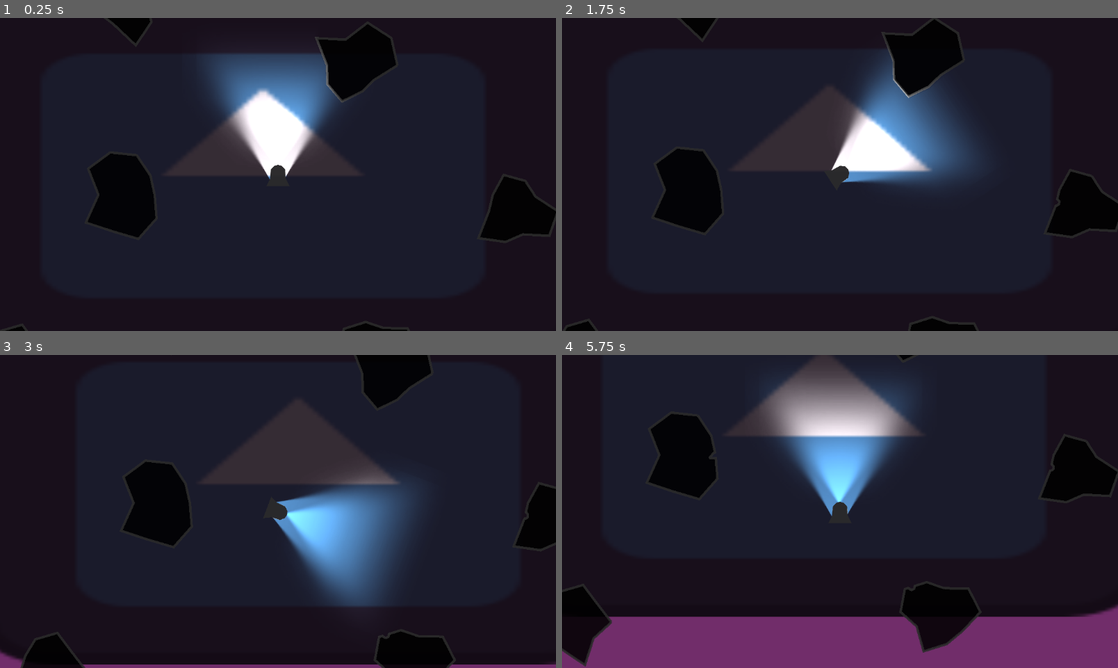
Above: before the commit, frames 1-4 (two rows, left to right).
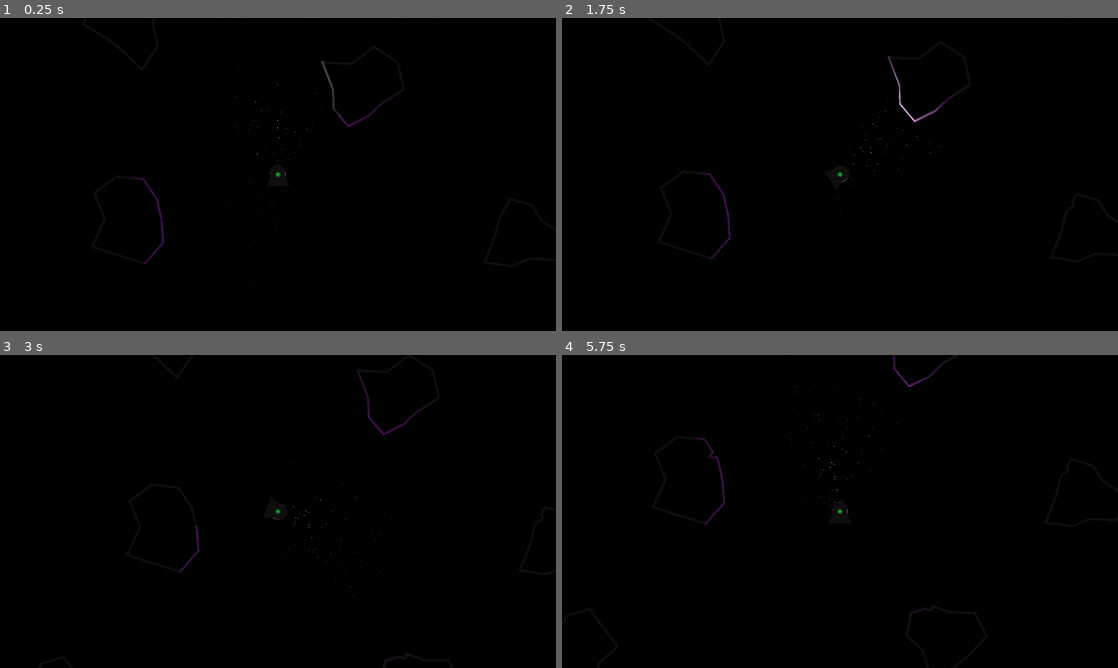
Above: after the commit, the same moments.

Repository: MarcosPRus/SpaceMiningTycoon
Game: Godot game, scene res://MiningTest1.tscn
Two runs of this game, one before a commit and one after it. Both use one fixed random seed, a clock stepped at 60 frames per second and the inputs below. Before the commit the project starts from res://main.tscn. The engine's default icon, where the game draws it, is replaced by a stand-in: a white triangle on a blue panel in a dark square.
Inputs (mouse positions are in pixels of both pictures, inside the frame that each line leads up to):
- Up to frame 1 (0.25 s): no input
- Up to frame 2 (1.75 s): tap Enter (Enter) at 0.5 s; move the mouse to (917, 64) at 0.52 s; hold E (turn_right) 0.53-1.28 s; hold Enter (Enter) 0.53-1.28 s; move the mouse to (1079, 212) at 1.27 s; hold S (move_backwards) from 1.28 s (still down); click (1079, 212) at 1.35 s
- Up to frame 3 (3 s): move the mouse to (139, 520) at 2.02 s; release S (move_backwards) at 2.03 s; hold E (turn_right) 2.03-2.78 s; hold Enter (Enter) 2.03-2.78 s; move the mouse to (405, 664) at 2.77 s; hold W (move_forward) from 2.78 s (still down); click (405, 664) at 2.85 s
- Up to frame 4 (5.75 s): move the mouse to (600, 658) at 3.52 s; release W (move_forward) at 3.53 s; hold Enter (Enter) 3.53-4.28 s; hold Q (turn_left) 3.53-5.03 s; move the mouse to (673, 464) at 4.27 s; click (673, 464) at 4.35 s; move the mouse to (867, 511) at 5.02 s; hold S (move_backwards) from 5.03 s (still down); hold Enter (Enter) from 5.03 s (still down)

The runs differ from the first frame. In frame 1, 93% of the frame differs, in the area x 0-100%, y 0-100%; in frame 2, 93%; in frame 3, 90%; in frame 4, 90%.

Commit message:
Added background

Diff:
--- a/Entities/Laser/laser.tscn
+++ b/Entities/Laser/laser.tscn
@@ -1,25 +1,7 @@
-[gd_scene load_steps=7 format=3 uid="uid://dj1eyc2ce4se1"]
+[gd_scene load_steps=5 format=3 uid="uid://dj1eyc2ce4se1"]
 
 [ext_resource type="Script" path="res://Entities/Laser/laser.gd" id="1_5wrcg"]
 [ext_resource type="Texture2D" uid="uid://cqnwngtbyq7ir" path="res://Entities/Player/2d_lights_and_shadows_neutral_point_light.webp" id="1_7akcb"]
-
-[sub_resource type="Shader" id="Shader_7cqhh"]
-code = "shader_type canvas_item;
-
-void fragment() {
-    vec4 color = texture(TEXTURE, UV);
-
-    // Set laser color to bright red
-    color.rgb = vec3(5.0, 0.0, 0.0);
-
-    // Add glow effect
-    float glow = smoothstep(0.4, 0.9, color.a);
-    COLOR = vec4(color.rgb * glow, color.a);
-}
-"
-
-[sub_resource type="ShaderMaterial" id="ShaderMaterial_u6kso"]
-shader = SubResource("Shader_7cqhh")
 
 [sub_resource type="ParticleProcessMaterial" id="ParticleProcessMaterial_ibytw"]
 particle_flag_disable_z = true
@@ -42,8 +24,7 @@
 color = Color(1, 0, 0, 1)
 
 [node name="Laser" type="Line2D"]
-modulate = Color(5, 0, 0, 1)
-material = SubResource("ShaderMaterial_u6kso")
+modulate = Color(29.73, 0, 0, 1)
 points = PackedVector2Array(32, 0, 300, 0)
 width = 5.0
 default_color = Color(1, 0, 0, 1)
--- a/Entities/Player/player.tscn
+++ b/Entities/Player/player.tscn
@@ -1,8 +1,9 @@
-[gd_scene load_steps=6 format=3 uid="uid://kejbthfckq07"]
+[gd_scene load_steps=7 format=3 uid="uid://kejbthfckq07"]
 
 [ext_resource type="Script" path="res://Entities/Player/player.gd" id="1_i28pa"]
 [ext_resource type="Texture2D" uid="uid://dox8xjmovk5e8" path="res://Entities/Player/cone_light_rotated.jpg" id="2_ol4ds"]
 [ext_resource type="PackedScene" uid="uid://dj1eyc2ce4se1" path="res://Entities/Laser/laser.tscn" id="3_300b8"]
+[ext_resource type="Texture2D" uid="uid://cqnwngtbyq7ir" path="res://Entities/Player/2d_lights_and_shadows_neutral_point_light.webp" id="4_pj51x"]
 
 [sub_resource type="OccluderPolygon2D" id="OccluderPolygon2D_u82r4"]
 polygon = PackedVector2Array(1, -10, 8, -18, 16, -20, 24, -18, 31, -10, 32, 8, 40, 24, -8, 24, 0, 8, 0, 0)
@@ -57,6 +58,12 @@
 offset = Vector2(0, -128)
 
 [node name="Laser" parent="." instance=ExtResource("3_300b8")]
+visible = false
+
+[node name="PointLight2D3" type="PointLight2D" parent="."]
+color = Color(0, 0.885367, 0.196281, 1)
+texture = ExtResource("4_pj51x")
+texture_scale = 0.05
 
 [connection signal="body_entered" from="." to="." method="_on_body_entered"]
 [connection signal="timeout" from="MiningCooldownTimer" to="." method="_on_mining_cooldown_timer_timeout"]
--- /dev/null
+++ b/MiningTest1.tscn
@@ -0,0 +1,57 @@
+[gd_scene load_steps=7 format=3 uid="uid://dl8qwvh0d76mh"]
+
+[ext_resource type="Script" path="res://main.gd" id="1_425uj"]
+[ext_resource type="PackedScene" uid="uid://cnf2wpnymnas" path="res://Entities/Mining Poly/mining_poly.tscn" id="2_jc8s5"]
+[ext_resource type="PackedScene" uid="uid://kejbthfckq07" path="res://Entities/Player/player.tscn" id="3_17y04"]
+[ext_resource type="PackedScene" uid="uid://draiodnsaq18t" path="res://Entities/Asteroids/asteroid.tscn" id="4_j7je8"]
+[ext_resource type="Texture2D" uid="uid://ba4wctamka6do" path="res://Assets/Space Backgrounds/Large 1024x1024/Starfields/Starfield_01-1024x1024.png" id="5_d5ytq"]
+[ext_resource type="Texture2D" uid="uid://cqnwngtbyq7ir" path="res://Entities/Player/2d_lights_and_shadows_neutral_point_light.webp" id="6_vt5ge"]
+
+[node name="MiningTest1" type="Node2D"]
+script = ExtResource("1_425uj")
+
+[node name="CanvasModulate" type="CanvasModulate" parent="."]
+color = Color(0.061, 0.061, 0.061, 0.93)
+
+[node name="MiningPoly" parent="." instance=ExtResource("2_jc8s5")]
+visible = false
+
+[node name="Player" parent="." instance=ExtResource("3_17y04")]
+position = Vector2(9, -73)
+
+[node name="Camera2D" type="Camera2D" parent="Player"]
+
+[node name="Asteroids" type="Node" parent="."]
+
+[node name="Asteroid" parent="Asteroids" instance=ExtResource("4_j7je8")]
+position = Vector2(179, -249)
+
+[node name="Asteroid2" parent="Asteroids" instance=ExtResource("4_j7je8")]
+position = Vector2(-533, 365)
+
+[node name="Asteroid3" parent="Asteroids" instance=ExtResource("4_j7je8")]
+position = Vector2(688, -373)
+
+[node name="Asteroid7" parent="Asteroids" instance=ExtResource("4_j7je8")]
+position = Vector2(514, 53)
+
+[node name="Asteroid8" parent="Asteroids" instance=ExtResource("4_j7je8")]
+position = Vector2(-863, 93)
+
+[node name="Asteroid5" parent="Asteroids" instance=ExtResource("4_j7je8")]
+position = Vector2(-303, -384)
+
+[node name="Asteroid6" parent="Asteroids" instance=ExtResource("4_j7je8")]
+position = Vector2(-297, 19)
+
+[node name="Asteroid4" parent="Asteroids" instance=ExtResource("4_j7je8")]
+position = Vector2(224, 344)
+
+[node name="Background" type="Sprite2D" parent="."]
+texture = ExtResource("5_d5ytq")
+
+[node name="PointLight2D" type="PointLight2D" parent="."]
+color = Color(0.788657, 0.0023276, 0.98036, 1)
+shadow_enabled = true
+texture = ExtResource("6_vt5ge")
+texture_scale = 3.0
--- a/main.tscn
+++ /dev/null
@@ -1,52 +0,0 @@
-[gd_scene load_steps=6 format=3 uid="uid://dl8qwvh0d76mh"]
-
-[ext_resource type="Script" path="res://main.gd" id="1_grkkd"]
-[ext_resource type="PackedScene" uid="uid://draiodnsaq18t" path="res://Entities/Asteroids/asteroid.tscn" id="2_0uvr0"]
-[ext_resource type="PackedScene" uid="uid://cnf2wpnymnas" path="res://Entities/Mining Poly/mining_poly.tscn" id="2_e1wx0"]
-[ext_resource type="PackedScene" uid="uid://kejbthfckq07" path="res://Entities/Player/player.tscn" id="2_qyqwq"]
-[ext_resource type="Texture2D" uid="uid://dpygsgt8dl82f" path="res://icon.svg" id="6_og4np"]
-
-[node name="MiningTest1" type="Node2D"]
-script = ExtResource("1_grkkd")
-
-[node name="CanvasModulate" type="CanvasModulate" parent="."]
-color = Color(0.172833, 0.172833, 0.172833, 0.858824)
-
-[node name="MiningPoly" parent="." instance=ExtResource("2_e1wx0")]
-visible = false
-
-[node name="Player" parent="." instance=ExtResource("2_qyqwq")]
-position = Vector2(22, -23)
-
-[node name="Camera2D" type="Camera2D" parent="Player"]
-
-[node name="Asteroids" type="Node" parent="."]
-
-[node name="Asteroid" parent="Asteroids" instance=ExtResource("2_0uvr0")]
-position = Vector2(179, -249)
-
-[node name="Asteroid2" parent="Asteroids" instance=ExtResource("2_0uvr0")]
-position = Vector2(-533, 365)
-
-[node name="Asteroid3" parent="Asteroids" instance=ExtResource("2_0uvr0")]
-position = Vector2(688, -373)
-
-[node name="Asteroid7" parent="Asteroids" instance=ExtResource("2_0uvr0")]
-position = Vector2(514, 53)
-
-[node name="Asteroid8" parent="Asteroids" instance=ExtResource("2_0uvr0")]
-position = Vector2(-863, 93)
-
-[node name="Asteroid5" parent="Asteroids" instance=ExtResource("2_0uvr0")]
-position = Vector2(-303, -384)
-
-[node name="Asteroid6" parent="Asteroids" instance=ExtResource("2_0uvr0")]
-position = Vector2(-297, 19)
-
-[node name="Asteroid4" parent="Asteroids" instance=ExtResource("2_0uvr0")]
-position = Vector2(224, 344)
-
-[node name="Background" type="Sprite2D" parent="."]
-position = Vector2(-9.00012, -32.0001)
-scale = Vector2(10.4688, 6.03125)
-texture = ExtResource("6_og4np")
--- a/project.godot
+++ b/project.godot
@@ -11,7 +11,7 @@
 [application]
 
 config/name="SpaceMiningTycoon"
-run/main_scene="res://main.tscn"
+run/main_scene="res://MiningTest1.tscn"
 config/features=PackedStringArray("4.3", "GL Compatibility")
 config/icon="res://icon.svg"
 
@@ -67,5 +67,5 @@
 
 renderer/rendering_method="gl_compatibility"
 renderer/rendering_method.mobile="gl_compatibility"
-environment/defaults/default_clear_color=Color(0.445446, 0.177728, 0.418857, 1)
+environment/defaults/default_clear_color=Color(0, 0, 0, 1)
 viewport/hdr_2d=true
Binary file added: Assets/Space Backgrounds/Large 1024x1024/Blue Nebula/Blue_Nebula_01-1024x1024.png
Not shown, added: Assets/Space Backgrounds/Large 1024x1024/Blue Nebula/Blue_Nebula_01-1024x1024.png.import
Binary file added: Assets/Space Backgrounds/Large 1024x1024/Blue Nebula/Blue_Nebula_02-1024x1024.png
Not shown, added: Assets/Space Backgrounds/Large 1024x1024/Blue Nebula/Blue_Nebula_02-1024x1024.png.import
Binary file added: Assets/Space Backgrounds/Large 1024x1024/Blue Nebula/Blue_Nebula_03-1024x1024.png
Not shown, added: Assets/Space Backgrounds/Large 1024x1024/Blue Nebula/Blue_Nebula_03-1024x1024.png.import
Binary file added: Assets/Space Backgrounds/Large 1024x1024/Blue Nebula/Blue_Nebula_04-1024x1024.png
Not shown, added: Assets/Space Backgrounds/Large 1024x1024/Blue Nebula/Blue_Nebula_04-1024x1024.png.import
Binary file added: Assets/Space Backgrounds/Large 1024x1024/Blue Nebula/Blue_Nebula_05-1024x1024.png
Not shown, added: Assets/Space Backgrounds/Large 1024x1024/Blue Nebula/Blue_Nebula_05-1024x1024.png.import
Binary file added: Assets/Space Backgrounds/Large 1024x1024/Blue Nebula/Blue_Nebula_06-1024x1024.png
Not shown, added: Assets/Space Backgrounds/Large 1024x1024/Blue Nebula/Blue_Nebula_06-1024x1024.png.import
(and 53 more such lines)
